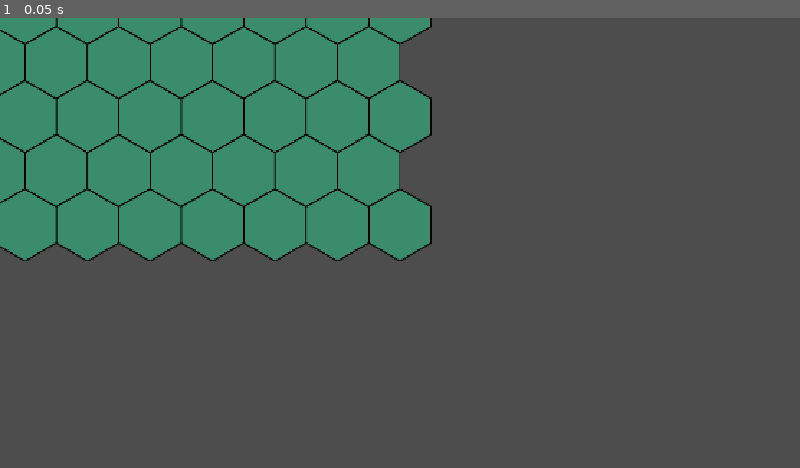
Above: before the commit, frame 1.
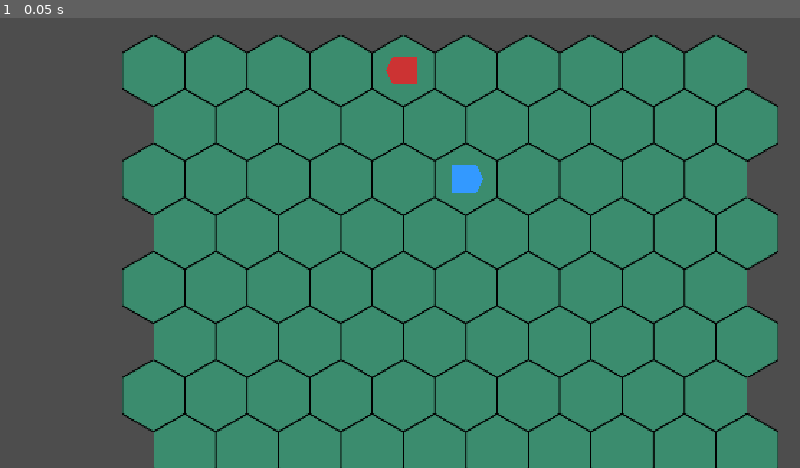
Above: after the commit, the same moment.

Repository: pawel-dubiel/godot-experiment
Game: Godot game, scene res://scenes/TestLevel.tscn
Two runs of this game, one before a commit and one after it. Both use one fixed random seed, a clock stepped at 60 frames per second and the inputs below.
Inputs:
- Up to frame 1 (0.05 s): no input

The runs differ from the first frame. In frame 1, 71% of the frame differs, in the area x 0-98%, y 0-100%.

Commit message:
chore: Minor fixes and add debug print

Diff:
--- a/scripts/CameraControl.gd
+++ b/scripts/CameraControl.gd
@@ -6,7 +6,7 @@
 @export var gesture_sensitivity := 0.05 # For continuous gestures (Trackpad)
 
 func _ready() -> void:
-	position = Vector2(900, 780)
+	pass
 
 func _unhandled_input(event: InputEvent) -> void:
 	# 1. Discrete Mouse Wheel (Standard Mouse)
--- a/scripts/tests/VerifyGameplay.gd
+++ b/scripts/tests/VerifyGameplay.gd
@@ -16,6 +16,9 @@
 
 	var test_level = test_level_res.instantiate()
 	add_child(test_level)
+
+	print("TestLevel Tree:")
+	test_level.print_tree_pretty()
 
 	# Wait for initialization
 	await get_tree().process_frame
